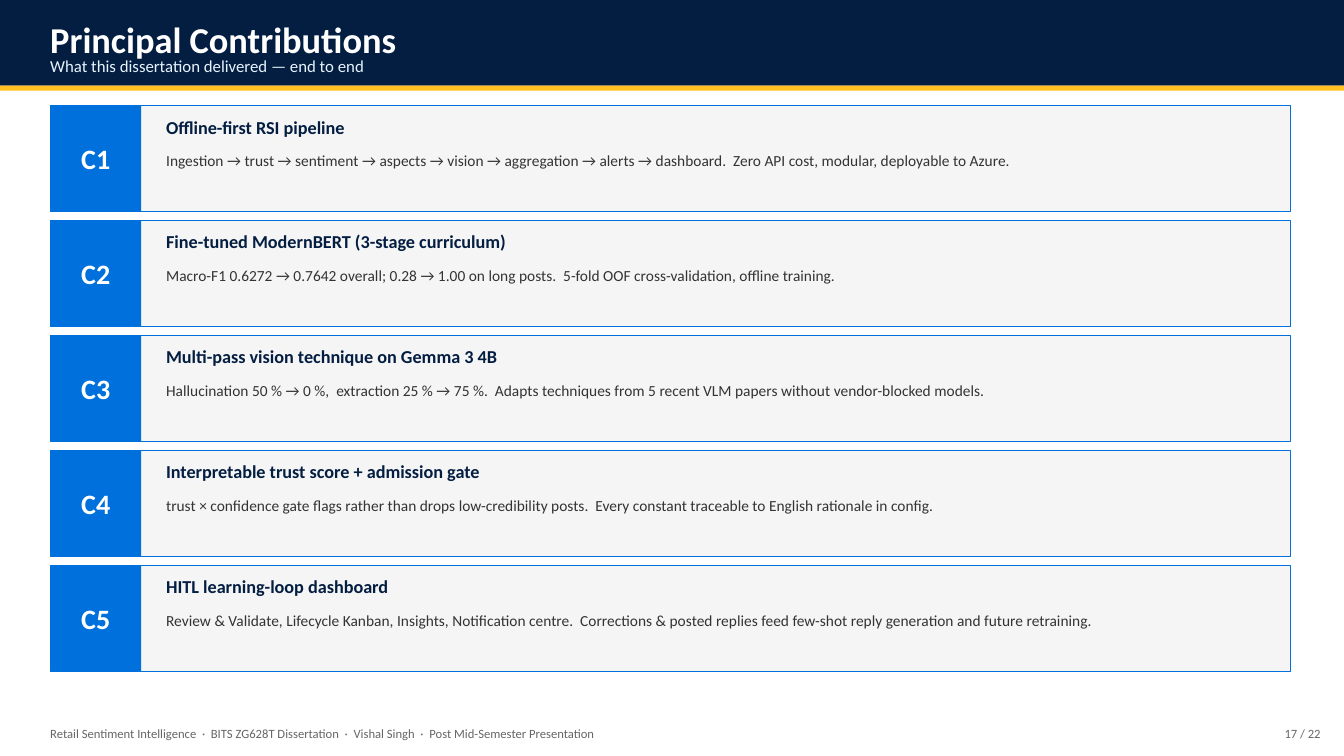
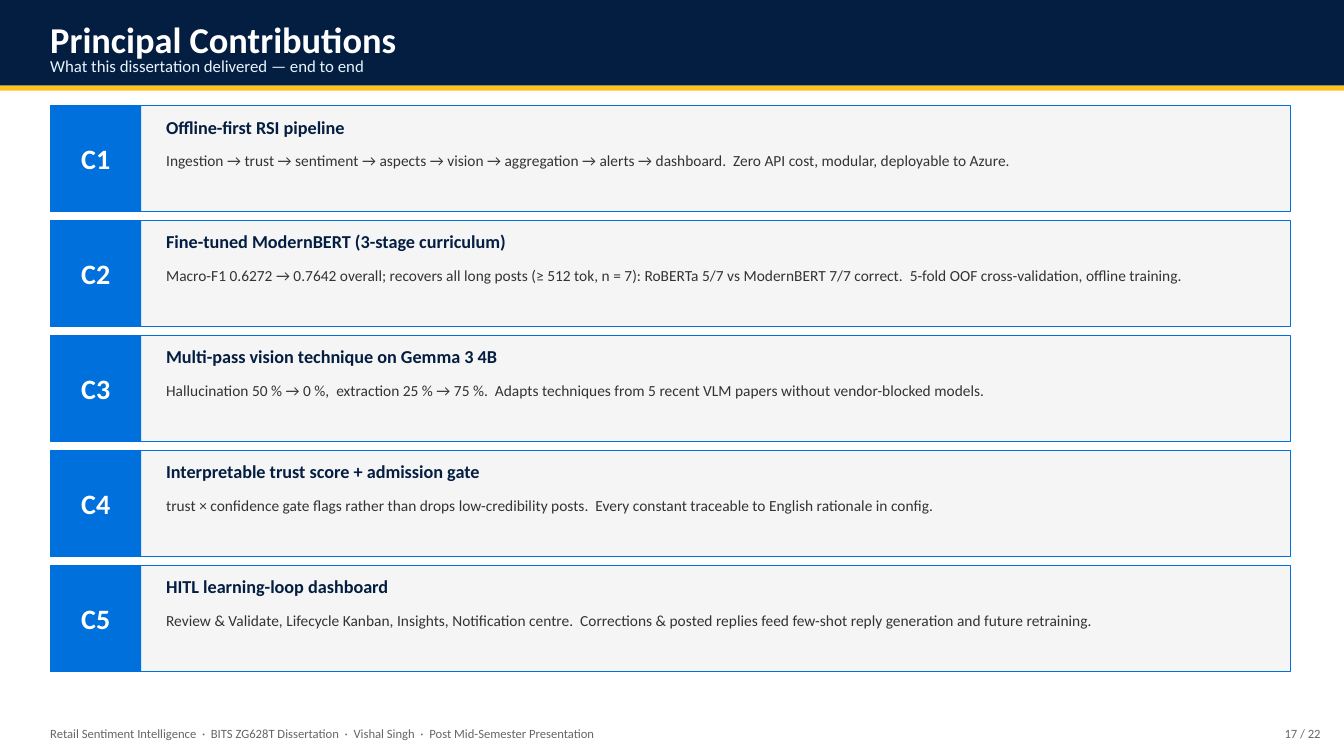
Before and after one commit to vishalvishal099/Retail-Sentiment-Intelligence, a slide deck: slide 17 of docs/Sem_4/FINAL_PRESENTATION_VishalSingh_2020AA05641.pptx. Drawn at 1344x756 pixels with LibreOffice and Linux fonts; fonts in the diff are those of the drawing. Boxes give left, top, right and bottom in pixels: in the first picture for what was removed or moved away, otherwise in the second. Text is boxed around its words. In the diff, an @@ line names an element or a change of style, - is before the commit and + after.

```diff
--- a/docs/Sem_4/FINAL_PRESENTATION_VishalSingh_2020AA05641.pptx
+++ b/docs/Sem_4/FINAL_PRESENTATION_VishalSingh_2020AA05641.pptx
@@ text at [166, 270, 1181, 284]: text changed @@
-Macro-F1 0.6272 → 0.7642 overall; 0.28 → 1.00 on long posts. 5-fold OOF cross-validation, offline training.
+Macro-F1 0.6272 → 0.7642 overall; recovers all long posts (≥ 512 tok, n = 7): RoBERTa 5/7 vs ModernBERT 7/7 correct. 5-fold OOF cross-validation, offline training.
```
Also in this commit, not shown: 15 other slides changed, 2 other files.
